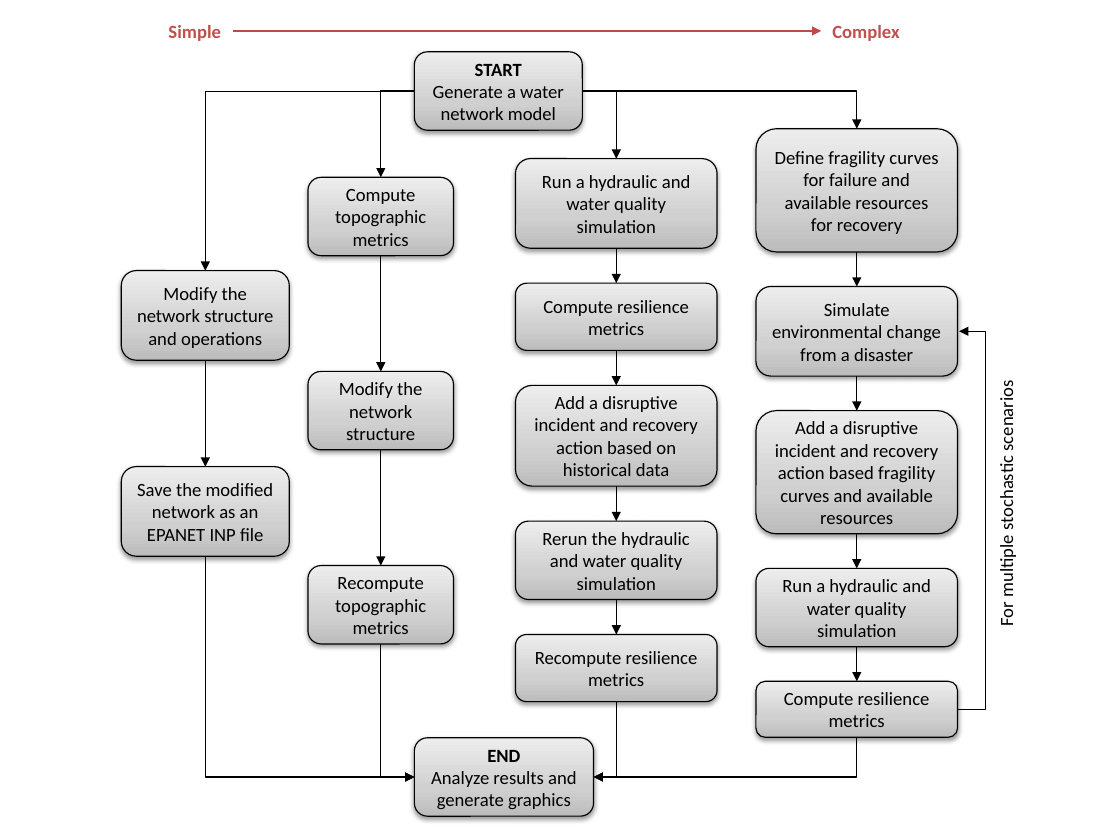
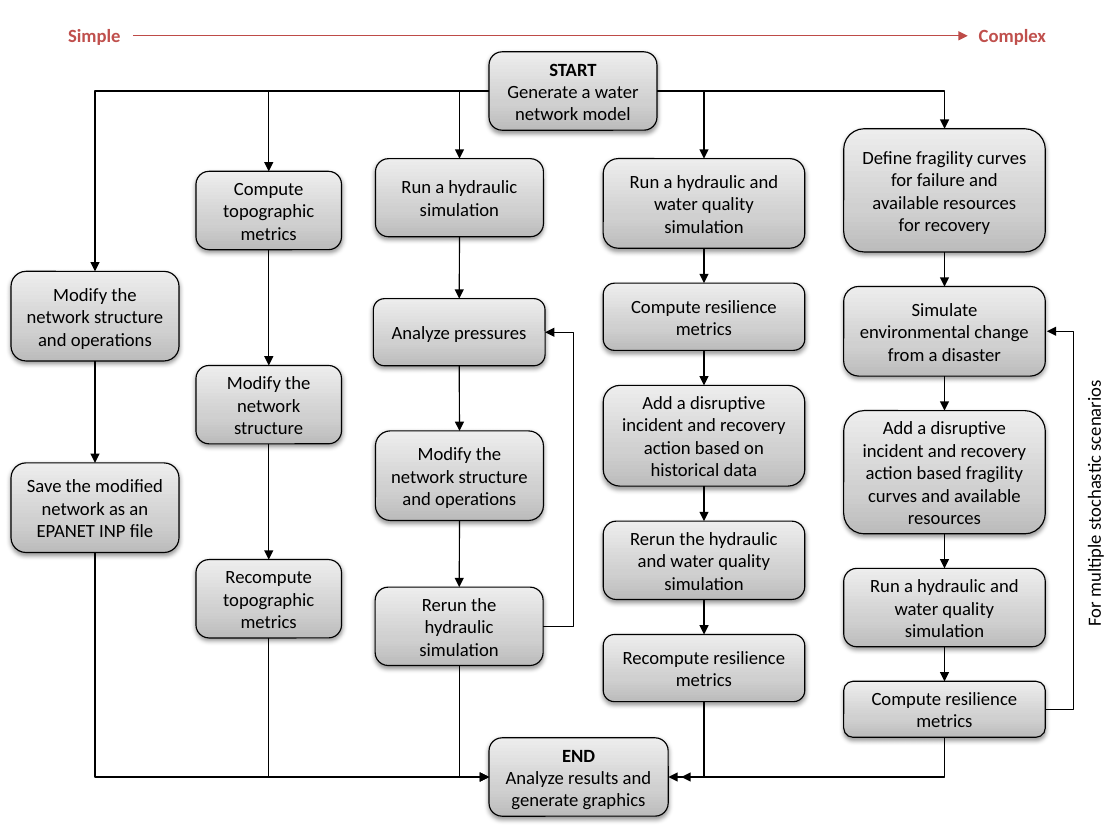
Before and after one commit to USEPA/WNTR, a slide deck: slide 4 of documentation/figures/figures.pptx. Drawn at 1120x840 pixels with LibreOffice and Linux fonts; fonts in the diff are those of the drawing. Boxes give left, top, right and bottom in pixels: in the first picture for what was removed or moved away, otherwise in the second. Text is boxed around its words. In the diff, an @@ line names an element or a change of style, - is before the commit and + after.

```diff
--- a/documentation/figures/figures.pptx
+++ b/documentation/figures/figures.pptx
@@ text "Simple": place and size @@
-text "Simple" at bbox=[168, 25, 220, 41]
+text "Simple" at bbox=[68, 29, 120, 45]
@@ text "Complex": place and size @@
-text "Complex" at bbox=[832, 25, 899, 41]
+text "Complex" at bbox=[979, 29, 1046, 45]
@@ arrow moved from (233, 31) - (821, 31) to (133, 36) - (968, 36) @@
@@ rounded rectangle "START": place and size @@
-rounded rectangle "START" at bbox=[414, 52, 582, 130]
+rounded rectangle "START" at bbox=[489, 52, 657, 130]
@@ elbow arrow moved from (414, 91) - (205, 271) to (489, 91) - (95, 271) @@
@@ elbow arrow moved from (414, 91) - (381, 177) to (489, 91) - (269, 171) @@
@@ elbow arrow added from (489, 91) to (459, 159), #000000 0.75 pt @@
@@ elbow arrow moved from (582, 91) - (616, 159) to (657, 91) - (704, 159) @@
@@ rounded rectangle added at bbox=[375, 159, 543, 237], fill gradient #BDBDBD to #D1D1D1 to #EEEEEE, outline #000000 0.75 pt, 12 pt, text #000000 @@
+Run a hydraulic simulation
@@ arrow added from (459, 236) to (459, 299), #000000 0.75 pt @@
@@ 4 rounded rectangles, 2 arrows: place and size @@
-4 rounded rectangles, 2 arrows at bbox=[121, 177, 454, 644]
+4 rounded rectangles, 2 arrows at bbox=[11, 171, 342, 638]
@@ rounded rectangle "Modify the network structure and ...": place and size @@
-rounded rectangle "Modify the network structure and ..." at bbox=[121, 271, 289, 361]
+rounded rectangle "Modify the network structure and ..." at bbox=[11, 271, 179, 361]
@@ rounded rectangle added at bbox=[373, 299, 544, 366], fill gradient #BDBDBD to #D1D1D1 to #EEEEEE, outline #000000 0.75 pt, 12 pt, text #000000 @@
+Analyze pressures
@@ elbow arrow added from (543, 626) to (545, 333), #000000 0.75 pt @@
@@ arrow moved from (205, 361) - (205, 467) to (95, 361) - (95, 463) @@
@@ arrow added from (459, 366) to (459, 431), #000000 0.75 pt @@
@@ rounded rectangle added at bbox=[375, 431, 543, 521], fill gradient #BDBDBD to #D1D1D1 to #EEEEEE, outline #000000 0.75 pt, 12 pt, text #000000 @@
+Modify the network structure and operations
@@ arrow added from (459, 521) to (459, 587), #000000 0.75 pt @@
@@ elbow arrow moved from (205, 557) - (414, 777) to (95, 552) - (489, 777) @@
@@ rounded rectangle added at bbox=[375, 587, 543, 665], fill gradient #BDBDBD to #D1D1D1 to #EEEEEE, outline #000000 0.75 pt, 12 pt, text #000000 @@
+Rerun the hydraulic simulation
@@ 5 rounded rectangles, 4 arrows, 1 elbow arrow: place and size @@
-5 rounded rectangles, 4 arrows, 1 elbow arrow at bbox=[515, 91, 857, 702]
+5 rounded rectangles, 4 arrows, 1 elbow arrow at bbox=[604, 91, 944, 702]
@@ elbow arrow moved from (381, 644) - (414, 777) to (269, 638) - (489, 777) @@
@@ elbow arrow added from (459, 665) to (489, 777), #000000 0.75 pt @@
@@ 5 rounded rectangles, 4 arrows, 2 elbow arrows, 1 text: place and size @@
-5 rounded rectangles, 4 arrows, 2 elbow arrows, 1 text at bbox=[594, 129, 1018, 777]
+5 rounded rectangles, 4 arrows, 2 elbow arrows, 1 text at bbox=[681, 129, 1106, 777]
@@ rounded rectangle "END": place and size @@
-rounded rectangle "END" at bbox=[414, 738, 594, 816]
+rounded rectangle "END" at bbox=[489, 738, 669, 816]
@@ elbow arrow moved from (857, 737) - (594, 777) to (944, 737) - (669, 777) @@
```
Also in this commit, not shown: 3 other files.
